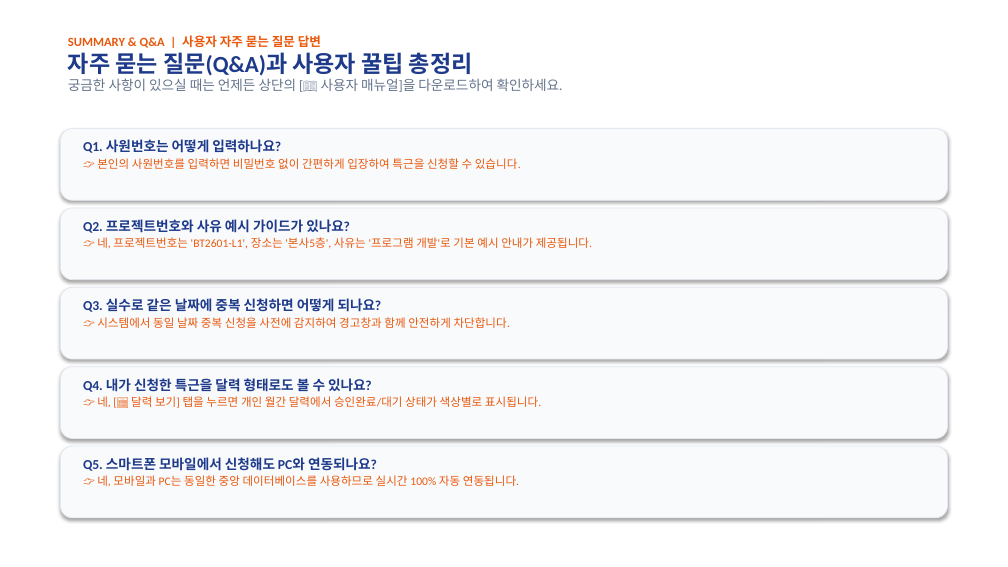
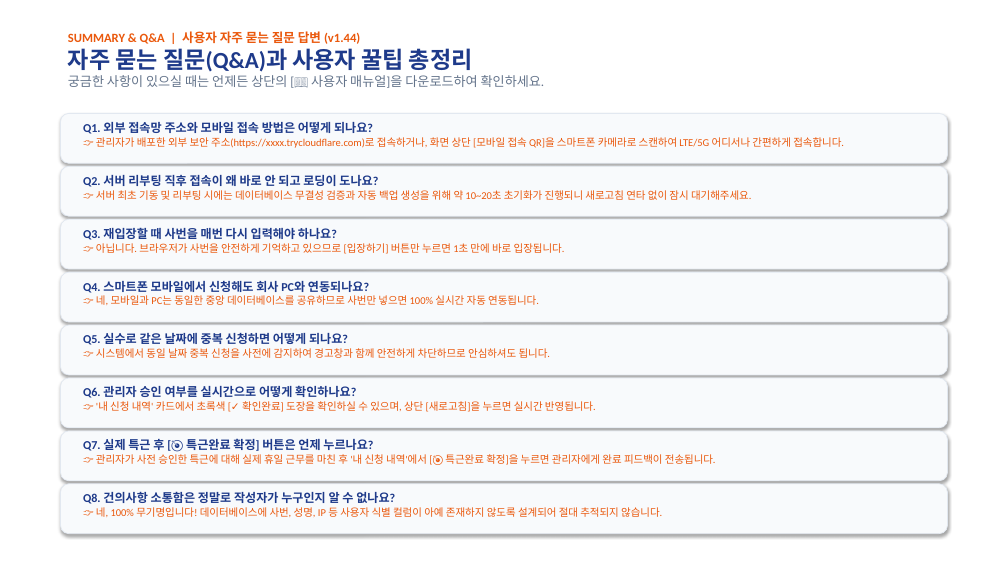
Before and after one commit to rorma34-lab/team-overtime-manager, a slide deck: slide 11 of Overtime_User_Manual.pptx (slide 6 before the commit). Drawn at 1008x567 pixels with LibreOffice and Linux fonts; fonts in the diff are those of the drawing. Boxes give left, top, right and bottom in pixels: in the first picture for what was removed or moved away, otherwise in the second. Text is boxed around its words. In the diff, an @@ line names an element or a change of style, - is before the commit and + after.

```diff
--- a/Overtime_User_Manual.pptx
+++ b/Overtime_User_Manual.pptx
@@ text at [68,31,360,44]: text changed @@
-SUMMARY & Q&A | 사용자 자주 묻는 질문 답변
+SUMMARY & Q&A | 사용자 자주 묻는 질문 답변 (v1.44)
@@ text at [68,75,545,88]: size 13 to 12.5 pt in "궁금한 사항이 있으실 때는 언제든 상단의 [📖 ..." @@
@@ rounded rectangle: place and size @@
-rounded rectangle at [60,129,948,200]
+rounded rectangle at [60,113,948,163]
@@ text removed at [83,139,518,169] @@
-Q1. 사원번호는 어떻게 입력하나요?
-👉 본인의 사원번호를 입력하면 비밀번호 없이 간편하게 입장하여 특근을 신청할 수 있습니다.
@@ text added at [83,122,844,148], 10 pt, text #EA580C @@
+Q1. 외부 접속망 주소와 모바일 접속 방법은 어떻게 되나요?
+👉 관리자가 배포한 외부 보안 주소(https://xxxx.trycloudflare.com)로 접속하거나, 화면 상단 [모바일 접속 QR]을 스마트폰 카메라로 스캔하여 LTE/5G 어디서나 간편하게 접속합니다.
@@ rounded rectangle added at [60,166,948,216], fill #F8FAFC, outline #E2E8F0 0.75 pt @@
@@ text added at [83,175,751,200], 10 pt, text #EA580C @@
+Q2. 서버 리부팅 직후 접속이 왜 바로 안 되고 로딩이 도나요?
+👉 서버 최초 기동 및 리부팅 시에는 데이터베이스 무결성 검증과 자동 백업 생성을 위해 약 10~20초 초기화가 진행되니 새로고침 연타 없이 잠시 대기해주세요.
@@ rounded rectangle: place and size @@
-rounded rectangle at [60,208,948,280]
+rounded rectangle at [60,219,948,269]
@@ text removed at [83,219,592,249] @@
-Q2. 프로젝트번호와 사유 예시 가이드가 있나요?
-👉 네, 프로젝트번호는 'BT2601-L1', 장소는 '본사5층', 사유는 '프로그램 개발'로 기본 예시 안내가 제공됩니다.
@@ text added at [83,228,565,254], 10 pt, text #EA580C @@
+Q3. 재입장할 때 사번을 매번 다시 입력해야 하나요?
+👉 아닙니다. 브라우저가 사번을 안전하게 기억하고 있으므로 [입장하기] 버튼만 누르면 1초 만에 바로 입장됩니다.
@@ rounded rectangle: place and size @@
-rounded rectangle at [60,287,948,359]
+rounded rectangle at [60,272,948,322]
@@ text at [83,281,539,305]: text changed; size 11 to 10 pt @@
-Q5. 스마트폰 모바일에서 신청해도 PC와 연동되나요?
-👉 네, 모바일과 PC는 동일한 중앙 데이터베이스를 사용하므로 실시간 100% 자동 연동됩니다.
+Q4. 스마트폰 모바일에서 신청해도 회사 PC와 연동되나요?
+👉 네, 모바일과 PC는 동일한 중앙 데이터베이스를 공유하므로 사번만 넣으면 100% 실시간 자동 연동됩니다.
@@ rounded rectangle added at [60,325,948,375], fill #F8FAFC, outline #E2E8F0 0.75 pt @@
@@ text at [83,333,548,358]: text changed; size 11 to 10 pt @@
-Q3. 실수로 같은 날짜에 중복 신청하면 어떻게 되나요?
-👉 시스템에서 동일 날짜 중복 신청을 사전에 감지하여 경고창과 함께 안전하게 차단합니다.
+Q5. 실수로 같은 날짜에 중복 신청하면 어떻게 되나요?
+👉 시스템에서 동일 날짜 중복 신청을 사전에 감지하여 경고창과 함께 안전하게 차단하므로 안심하셔도 됩니다.
@@ rounded rectangle: place and size @@
-rounded rectangle at [60,367,948,439]
+rounded rectangle at [60,378,948,428]
@@ text at [83,385,596,412]: text changed; size 11 to 10 pt @@
-Q4. 내가 신청한 특근을 달력 형태로도 볼 수 있나요?
-👉 네, [📅 달력 보기] 탭을 누르면 개인 월간 달력에서 승인완료/대기 상태가 색상별로 표시됩니다.
+Q6. 관리자 승인 여부를 실시간으로 어떻게 확인하나요?
+👉 '내 신청 내역' 카드에서 초록색 [✓ 확인완료] 도장을 확인하실 수 있으며, 상단 [새로고침]을 누르면 실시간 반영됩니다.
@@ rounded rectangle: place and size @@
-rounded rectangle at [60,446,948,518]
+rounded rectangle at [60,431,948,481]
@@ text added at [83,439,716,465], 10 pt, text #EA580C @@
+Q7. 실제 특근 후 [🎯 특근완료 확정] 버튼은 언제 누르나요?
+👉 관리자가 사전 승인한 특근에 대해 실제 휴일 근무를 마친 후 '내 신청 내역'에서 [🎯 특근완료 확정]을 누르면 관리자에게 완료 피드백이 전송됩니다.
@@ rounded rectangle added at [60,484,948,534], fill #F8FAFC, outline #E2E8F0 0.75 pt @@
@@ text added at [83,491,662,517], 10 pt, text #EA580C @@
+Q8. 건의사항 소통함은 정말로 작성자가 누구인지 알 수 없나요?
+👉 네, 100% 무기명입니다! 데이터베이스에 사번, 성명, IP 등 사용자 식별 컬럼이 아예 존재하지 않도록 설계되어 절대 추적되지 않습니다.
```
Also in this commit, not shown: 5 other slides changed, 5 slides added, 13 other files.
